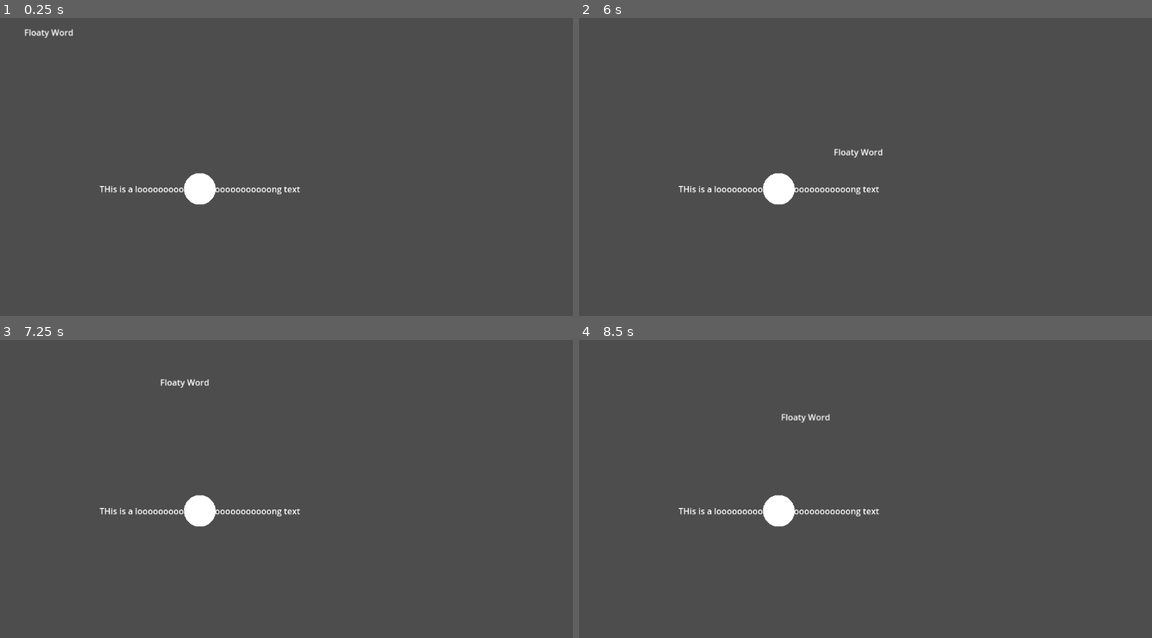
Above: before the commit, frames 1-4 (two rows, left to right).
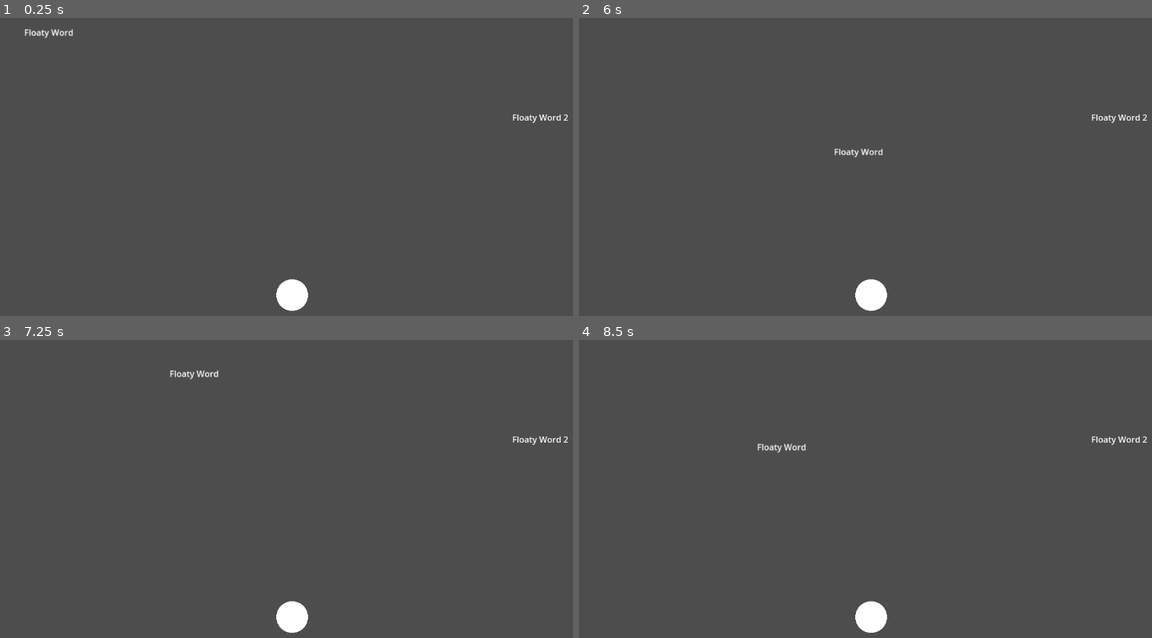
Above: after the commit, the same moments.

Repository: library-rat/Learning_english_fast_version
Game: Godot game, scene res://main_scene.tscn
Same seed, same stepped clock (60 frames per second), same inputs: the game is played once before the commit and once after it.
Inputs (mouse positions are in pixels of both pictures, inside the frame that each line leads up to):
- Up to frame 1 (0.25 s): no input
- Up to frame 2 (6 s): tap Enter at 0.5 s; move the mouse to (1014, 172) at 0.52 s; click (1014, 172) at 0.6 s; drag from (762, 205) to (888, 119) at 1.27 s; move the mouse to (945, 113) at 2.02 s; click (945, 113) at 2.1 s; drag from (854, 256) to (699, 137) at 2.77 s; move the mouse to (1066, 238) at 3.52 s; click (1066, 238) at 3.6 s; drag from (699, 137) to (888, 119) at 4.27 s; tap Space at 5 s; move the mouse to (911, 187) at 5.02 s; click (911, 187) at 5.1 s; drag from (791, 104) to (762, 205) at 5.77 s
- Up to frame 3 (7.25 s): move the mouse to (435, 494) at 6.52 s; click (435, 494) at 6.6 s
- Up to frame 4 (8.5 s): drag from (762, 527) to (888, 441) at 7.27 s; move the mouse to (945, 435) at 8.02 s; click (945, 435) at 8.1 s

The runs differ from the first frame. In frame 1, 1.4% of the frame differs, in the area x 17-100%, y 32-99%; in frame 2, 1.5%; in frame 3, 1.6%; in frame 4, 1.6%, in the area x 17-100%, y 24-99%.

Commit message:
remove glitchy movement when getting out of rest_zone and begin implementing guess

Diff:
--- a/Dragable_Word.gd
+++ b/Dragable_Word.gd
@@ -4,8 +4,11 @@
 # Called when the node enters the scene tree for the first time.
 var guess_array : Array
 var rest_area : Area2D
+
 signal rest_area_exited()
-signal just_released()
+signal generate_curve()
+signal start_moving()
+signal stop_moving ()
 @export var speed :int = 200
 
 func _ready():
@@ -29,10 +32,11 @@
 		selectionne = true
 	elif Input.is_action_just_released("Left_click") :
 		selectionne = false
-		emit_signal("just_released")
+		emit_signal("generate_curve")
 		for empty_word in guess_array :
-			if (global_position+size/2).distance_to(empty_word.global_position + empty_word.size/2) < (empty_word as Guess_Word).distancemin :
-				print("I'm in")
+			print((global_position+size/2).distance_to(empty_word.global_position))
+			if (global_position+size/2).distance_to(empty_word.global_position) < (empty_word as Guess_Word).distancemin :
+				(empty_word as Guess_Word).set_word(self)
 
 func create_curve() :
 	if rest_area == null :
@@ -50,8 +54,12 @@
 
 	return new_curve
 
-
-
-
 func _on_drad_word_body_exited_rest_area():
 	emit_signal("rest_area_exited")
+
+func start():
+	emit_signal("generate_curve")
+	emit_signal("start_moving")
+
+func stop():
+	emit_signal("stop_moving")
--- a/guess_word.gd
+++ b/guess_word.gd
@@ -1,14 +1,21 @@
-extends Label
+extends Node2D
 class_name Guess_Word
 var distancemin: int =  30
+var word : Dragable_Word
 # Called when the node enters the scene tree for the first time.
 func _ready():
-	text = "THis is a loooooooooooooooooooooooooong text"
-	print(size)
+	pass
 
 func _draw ():
 	print(distancemin)
-	draw_circle(size/2, distancemin, Color.WHITE)
+	if word == null:
+		draw_circle(Vector2.ZERO, distancemin, Color.WHITE)
 # Called every frame. 'delta' is the elapsed time since the previous frame.
 func _process(delta):
 	pass
+
+func set_word(new_word : Dragable_Word):
+	print("ok")
+	word == new_word
+	word.stop()
+	queue_redraw()
--- a/guess_word.tscn
+++ b/guess_word.tscn
@@ -2,19 +2,5 @@
 
 [ext_resource type="Script" path="res://guess_word.gd" id="1_jatux"]
 
-[node name="Guess_word" type="Label" groups=["Guess_words"]]
-anchors_preset = 8
-anchor_left = 0.5
-anchor_top = 0.5
-anchor_right = 0.5
-anchor_bottom = 0.5
-offset_left = -10.0
-offset_top = -11.5
-offset_right = 10.0
-offset_bottom = 11.5
-grow_horizontal = 2
-grow_vertical = 2
-size_flags_horizontal = 4
-horizontal_alignment = 1
-vertical_alignment = 1
+[node name="Guess_word" type="Node2D" groups=["Guess_words"]]
 script = ExtResource("1_jatux")
--- a/main_scene.tscn
+++ b/main_scene.tscn
@@ -1,8 +1,9 @@
-[gd_scene load_steps=5 format=3 uid="uid://dpna0op8rynyd"]
+[gd_scene load_steps=6 format=3 uid="uid://dpna0op8rynyd"]
 
 [ext_resource type="PackedScene" uid="uid://dhu6wbwe4i0el" path="res://guess_word.tscn" id="2_q00og"]
 [ext_resource type="Script" path="res://WordRestArea.gd" id="3_2qxgc"]
 [ext_resource type="PackedScene" uid="uid://b6ua6x457scph" path="res://word_trajectory.tscn" id="3_bff4i"]
+[ext_resource type="PackedScene" uid="uid://cbgiwlerln3y2" path="res://dragable_word.tscn" id="4_j7m2a"]
 
 [sub_resource type="CapsuleShape2D" id="CapsuleShape2D_hrpbi"]
 radius = 148.0
@@ -19,12 +20,15 @@
 shape = SubResource("CapsuleShape2D_hrpbi")
 
 [node name="Guess_word" parent="." instance=ExtResource("2_q00og")]
-offset_left = 338.0
-offset_top = 313.0
-offset_right = 422.0
-offset_bottom = 336.0
-text = "ohoihrgoie"
+position = Vector2(555, 526)
 
 [node name="Word_trajectory" parent="." instance=ExtResource("3_bff4i")]
 
+[node name="Dragable_Word" parent="." instance=ExtResource("4_j7m2a")]
+offset_left = 972.0
+offset_top = 177.0
+offset_right = 1065.0
+offset_bottom = 200.0
+text = "Floaty Word 2"
+
 [connection signal="body_exited" from="WordRestArea" to="WordRestArea" method="_on_body_exited"]
--- a/word_trajectory.gd
+++ b/word_trajectory.gd
@@ -1,6 +1,7 @@
 extends Path2D
 
 @onready var Dragable_word : Dragable_Word = $Follower/Dragable_Word
+var is_stopped: bool = false
 # Called when the node enters the scene tree for the first time.
 func _ready():
 	curve = Dragable_word.create_curve()
@@ -8,19 +9,32 @@
 
 # Called every frame. 'delta' is the² elapsed time since the previous frame.
 func _physics_process(delta):
+	if is_stopped:
+		return
+
 	if Dragable_word.selectionne == false :
 		$Follower.progress +=  Dragable_word.speed*delta
-		print($Follower.position)
 		if $Follower.progress_ratio == 1 :
 			curve = Dragable_word.create_curve()
 			$Follower.progress_ratio = 0
 
 
-func _on_dragable_word_rest_area_exited():
-	curve = Dragable_word.create_curve()
-	$Follower.progress_ratio = 0
 
 
-func _on_dragable_word_just_released():
+func _on_dragable_word_generate_curve():
 	curve = Dragable_word.create_curve()
+	$Follower.progress_ratio =0
 	Dragable_word.position = Vector2.ZERO
+
+func _on_dragable_word_rest_area_exited():
+	if !Dragable_word.selectionne:
+		curve = Dragable_word.create_curve()
+		$Follower.progress_ratio = 0
+
+
+func _on_dragable_word_start_moving():
+	is_stopped = false
+
+
+func _on_dragable_word_stop_moving():
+	is_stopped = true
--- a/word_trajectory.tscn
+++ b/word_trajectory.tscn
@@ -15,5 +15,7 @@
 
 [node name="Dragable_Word" parent="Follower" instance=ExtResource("2_dm1h1")]
 
-[connection signal="just_released" from="Follower/Dragable_Word" to="." method="_on_dragable_word_just_released"]
+[connection signal="generate_curve" from="Follower/Dragable_Word" to="." method="_on_dragable_word_generate_curve"]
 [connection signal="rest_area_exited" from="Follower/Dragable_Word" to="." method="_on_dragable_word_rest_area_exited"]
+[connection signal="start_moving" from="Follower/Dragable_Word" to="." method="_on_dragable_word_start_moving"]
+[connection signal="stop_moving" from="Follower/Dragable_Word" to="." method="_on_dragable_word_stop_moving"]
